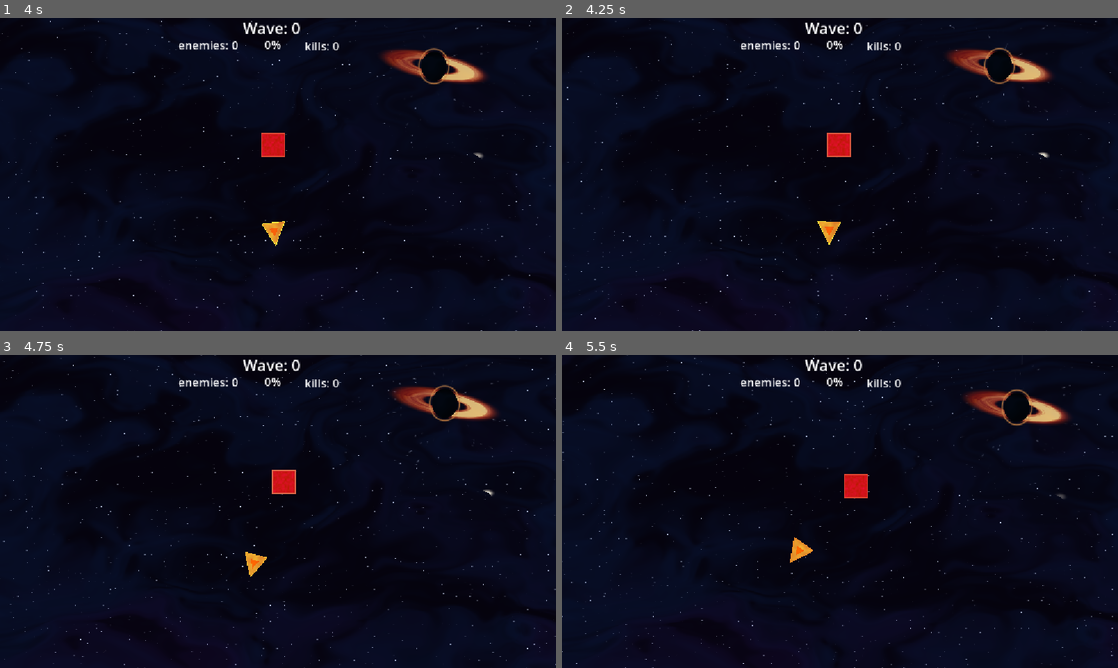
Above: before the commit, frames 1-4 (two rows, left to right).
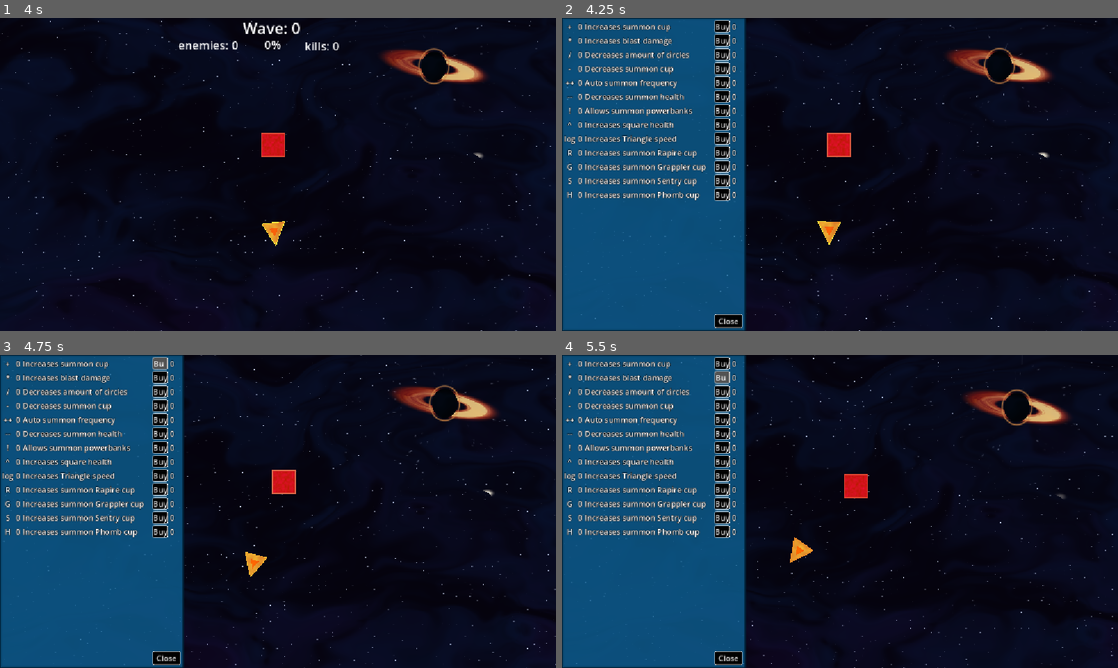
Above: after the commit, the same moments.

Repository: Eugene0-dev/SqRT
Game: Godot game, scene res://scenes/world.tscn
The game is run twice, just before and just after one commit, with the same random seed, the same clock (stepped at 60 frames per second) and the same inputs.
Inputs (mouse positions are in pixels of both pictures, inside the frame that each line leads up to):
- Up to frame 1 (4 s): no input
- Up to frame 2 (4.25 s): tap Escape (esc, bound only after the commit) at 4.15 s
- Up to frame 3 (4.75 s): click (161, 364) at 4.25 s, where only the run after the commit has a clickable "Buy"
- Up to frame 4 (5.5 s): click (723, 376) at 5 s, where only the run after the commit has a clickable "Buy"

Frame 1 is identical in both runs. In frame 2, 33% of the frame differs, in the area x 0-61%, y 0-100%; in frame 3, 33%; in frame 4, 33%.
Error in both runs: Invalid assignment of property or key 'circles_counter' with value of type 'int' on a base object of type 'Nil'. (res://scripts/world.gd:62)

Commit message:
upgrade manager

Diff:
--- a/project.godot
+++ b/project.godot
@@ -18,12 +18,21 @@
 [autoload]
 
 Global="*uid://glds4da4jwmo"
+UpgradeManager="*uid://bf1qoe4krttt3"
 
 [display]
 
 window/size/mode=3
 window/stretch/mode="canvas_items"
 window/stretch/aspect="expand"
+
+[input]
+
+esc={
+"deadzone": 0.2,
+"events": [Object(InputEventKey,"resource_local_to_scene":false,"resource_name":"","device":-1,"window_id":0,"alt_pressed":false,"shift_pressed":false,"ctrl_pressed":false,"meta_pressed":false,"pressed":false,"keycode":0,"physical_keycode":4194305,"key_label":0,"unicode":0,"location":0,"echo":false,"script":null)
+]
+}
 
 [physics]
 
--- a/scenes/UI/upgrade_shop.tscn
+++ b/scenes/UI/upgrade_shop.tscn
@@ -1,12 +1,14 @@
 [gd_scene format=3 uid="uid://rprejp78e0lw"]
 
 [ext_resource type="Theme" uid="uid://bj2rj1se2gtth" path="res://themes/upgrade_shop_theme.tres" id="1_ow4b2"]
+[ext_resource type="Script" uid="uid://dhiqq84a4jutg" path="res://scripts/UI/upgrade_shop.gd" id="2_22sey"]
 [ext_resource type="LabelSettings" uid="uid://bbqbchsdpx7q2" path="res://themes/upgrade_shop_font.tres" id="2_p4oqg"]
 
 [node name="Upgrade_Shop" type="Control" unique_id=1445756783]
 layout_mode = 3
 anchors_preset = 0
 theme = ExtResource("1_ow4b2")
+script = ExtResource("2_22sey")
 
 [node name="Panel" type="Panel" parent="." unique_id=550418629]
 layout_mode = 0
@@ -41,7 +43,7 @@
 text = "Increases summon cup"
 label_settings = ExtResource("2_p4oqg")
 
-[node name="Button" type="Button" parent="Panel/VBoxContainer/Plus_Update" unique_id=982128515]
+[node name="Plus_Button" type="Button" parent="Panel/VBoxContainer/Plus_Update" unique_id=982128515]
 layout_mode = 2
 text = "Buy"
 
@@ -417,3 +419,5 @@
 offset_right = 374.0
 offset_bottom = 642.0
 text = "Close"
+
+[connection signal="pressed" from="Panel/VBoxContainer/Plus_Update/Plus_Button" to="." method="_on_plus_button_pressed"]
--- a/scenes/world.tscn
+++ b/scenes/world.tscn
@@ -6,6 +6,8 @@
 [ext_resource type="Shader" uid="uid://caqjvqagyx1ae" path="res://shaders/black_hole.gdshader" id="3_qfnet"]
 [ext_resource type="Script" uid="uid://bh4b55cofquva" path="res://scripts/camera.gd" id="4_k0juu"]
 [ext_resource type="PackedScene" uid="uid://bney85h8qdpc0" path="res://scenes/UI/info.tscn" id="5_71j4m"]
+[ext_resource type="Script" uid="uid://dnc4uhh4g5xbt" path="res://scripts/UI/game_interface_controller.gd" id="6_4mrxx"]
+[ext_resource type="PackedScene" uid="uid://rprejp78e0lw" path="res://scenes/UI/upgrade_shop.tscn" id="8_7r4gi"]
 
 [sub_resource type="ShaderMaterial" id="ShaderMaterial_kbnl5"]
 shader = ExtResource("1_nnsk1")
@@ -76,8 +78,12 @@
 script = ExtResource("4_k0juu")
 
 [node name="SubViewport" type="CanvasLayer" parent="Camera2D" unique_id=1911408858]
+script = ExtResource("6_4mrxx")
 
 [node name="Info" parent="Camera2D/SubViewport" unique_id=1397441530 instance=ExtResource("5_71j4m")]
 offset_left = -1.0
 offset_right = 3.0
 offset_bottom = 1.0
+
+[node name="Upgrade_Shop" parent="Camera2D/SubViewport" unique_id=1445756783 instance=ExtResource("8_7r4gi")]
+visible = false
--- /dev/null
+++ b/scripts/UI/game_interface_controller.gd
@@ -0,0 +1,13 @@
+extends CanvasLayer
+
+@onready var info_view: Control = $Info
+@onready var upgrade_shop: Control = $Upgrade_Shop
+
+func _ready() -> void:
+	info_view.visible = true
+	upgrade_shop.visible = false
+
+func _process(delta: float) -> void:
+	if Input.is_action_just_pressed("esc"):
+		upgrade_shop.visible = !upgrade_shop.visible
+		info_view.visible = !info_view.visible
--- /dev/null
+++ b/scripts/UI/upgrade_shop.gd
@@ -0,0 +1,25 @@
+
+class_name UpgradeShop
+extends Control
+
+@onready var plus_upgrade_lvl: Label = $Panel/VBoxContainer/Plus_Update/Label2
+@onready var plus_upgrade_btn: Button = $Panel/VBoxContainer/Plus_Update/Button
+@onready var plus_cost: Label = $Panel/VBoxContainer/Plus_Update/Label4
+
+@onready var multiply_upgrade_lvl: Label = $Panel/VBoxContainer/Multiply_Update/Label2
+@onready var multiply_upgrade_btn: Button = $Panel/VBoxContainer/Multiply_Update/Button
+@onready var multiply_cost: Label = $Panel/VBoxContainer/Multiply_Update/Label4
+
+func _ready() -> void:
+	pass
+
+func _process(delta: float) -> void:
+	if UpgradeManager.upgrades.has(UpgradeManager.upgrade_types.PLUS):
+		plus_upgrade_lvl.text = "%d" % UpgradeManager.upgrades[UpgradeManager.upgrade_types.PLUS]
+		plus_cost.text = "%d" % (UpgradeManager.upgrades[UpgradeManager.upgrade_types.PLUS]*20)
+		if not int(plus_cost.text) < Global.numbas_count:
+			plus_upgrade_btn.disabled = true
+		else: plus_upgrade_btn.disabled = false
+
+func _on_plus_button_pressed() -> void:
+	UpgradeManager.ugrade_lvl_update(UpgradeManager.upgrade_types.PLUS)
--- a/scripts/counta.gd
+++ b/scripts/counta.gd
@@ -40,6 +40,7 @@
 func collect_numba(numba: Numba) -> void:
 	value += numba.value
 	numba_collected.emit(numba)
+	Global.numba_value = value
 	numba.queue_free()
 
 func move_to(pos: Vector2, delta) -> void:
--- a/scripts/global.gd
+++ b/scripts/global.gd
@@ -1,17 +1,18 @@
 extends Node
 
-var upgrade_manager: UpgradeManager = UpgradeManager.new()
 var wave_counter: int = 0
 var kills_counter: int = 0
 var circles_counter: int = 0
 var wave_progress: float = 0.0
+var numba_value: float = 0.0
 
 func get_upgrade_impact(upgrade: UpgradeManager.upgrade_types) -> float:
-	var val: float = 0.0
+	var val: float = 1.0
+	if not is_instance_valid(UpgradeManager.upgrades): return val
 	match upgrade:
 		UpgradeManager.upgrade_types.PLUS: pass
 		UpgradeManager.upgrade_types.MULTIPLY:
-			val = 1+upgrade_manager.upgrades[upgrade]/10
+			val = 1+UpgradeManager.upgrades[upgrade]/10
 		UpgradeManager.upgrade_types.DIVISION: pass
 		UpgradeManager.upgrade_types.MINUS: pass
 		UpgradeManager.upgrade_types.INC: pass
--- a/scripts/upgrade_manager.gd
+++ b/scripts/upgrade_manager.gd
@@ -1,11 +1,10 @@
-class_name UpgradeManager
 extends Node
 
 enum upgrade_types {
 	PLUS, MULTIPLY, DIVISION, MINUS, INC, DEC, FACTORIAL, POW, LOG
 }
 
-var upgrades: Dictionary[upgrade_types, int] = {}
+var upgrades: Dictionary[upgrade_types, int]
 
 func _ready() -> void:
 	for type in upgrade_types:
